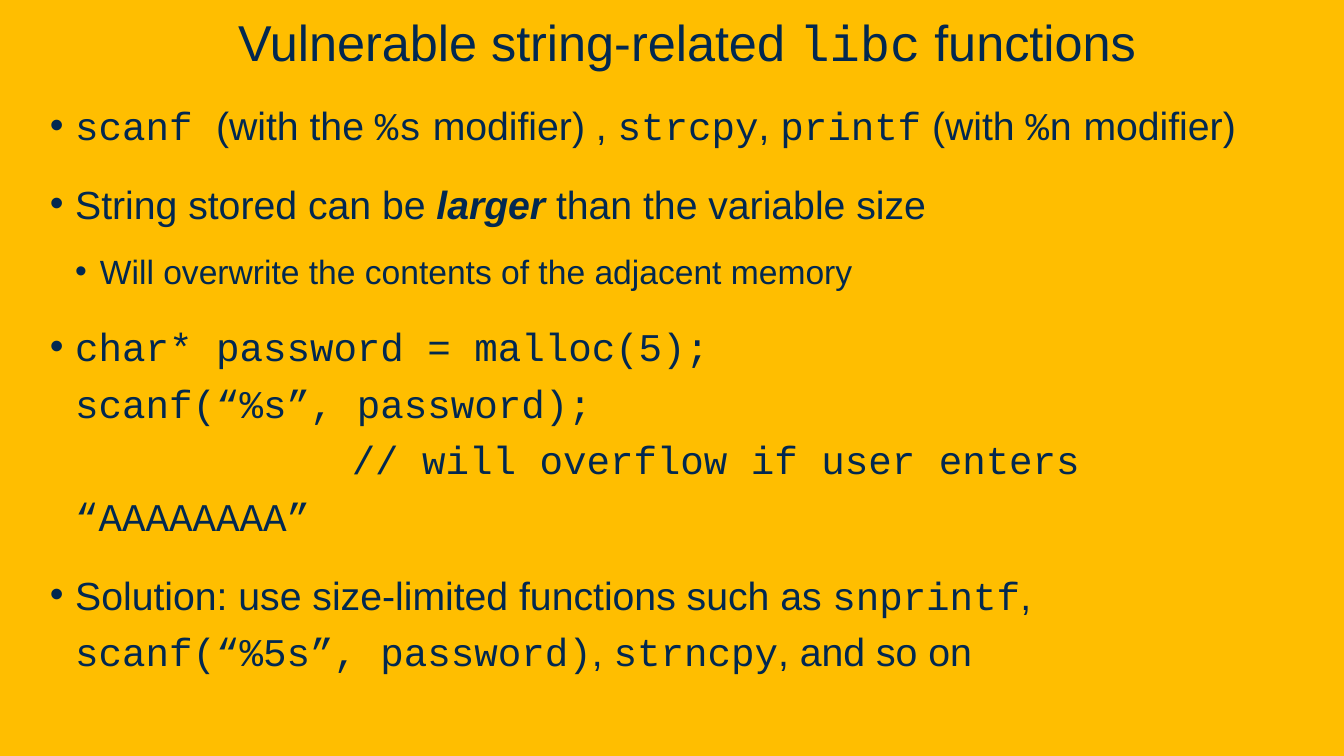
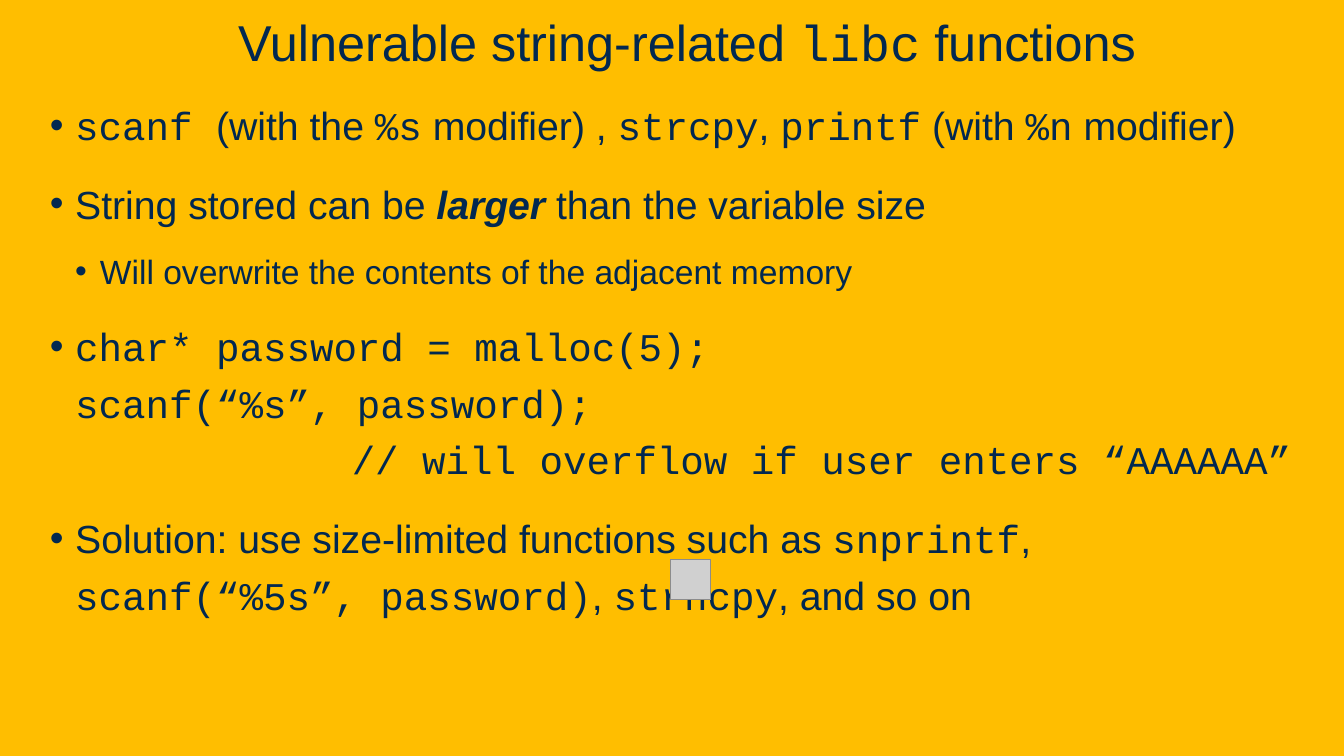
Before and after one commit to davsec-teaching/ECS160-Winter2025, a slide deck: slide 14 of slides/9_software_security.pptx (slide 19 before the commit). Drawn at 1344x756 pixels with LibreOffice and Linux fonts; fonts in the diff are those of the drawing; grey boxes stand for pictures; background and template pictures are left out. Boxes give left, top, right and bottom in pixels: in the first picture for what was removed or moved away, otherwise in the second. Text is boxed around its words. In the diff, an @@ line names an element or a change of style, - is before the commit and + after.

```diff
--- a/slides/9_software_security.pptx
+++ b/slides/9_software_security.pptx
@@ text at bbox=[75, 333, 1291, 475]: text changed @@
-• char* password = malloc(5);
-  scanf(“%s”, password);
-  // will overflow if user enters “AAAAAAAA”
+• char* password = malloc(5);
+  scanf(“%s”, password);
+  // will overflow if user enters “AAAAAA”
@@ picture added at bbox=[670, 561, 711, 601] @@
```
Also in this commit, not shown: 18 other slides changed, 41 slides added, 1 slide removed, 1 other file.
